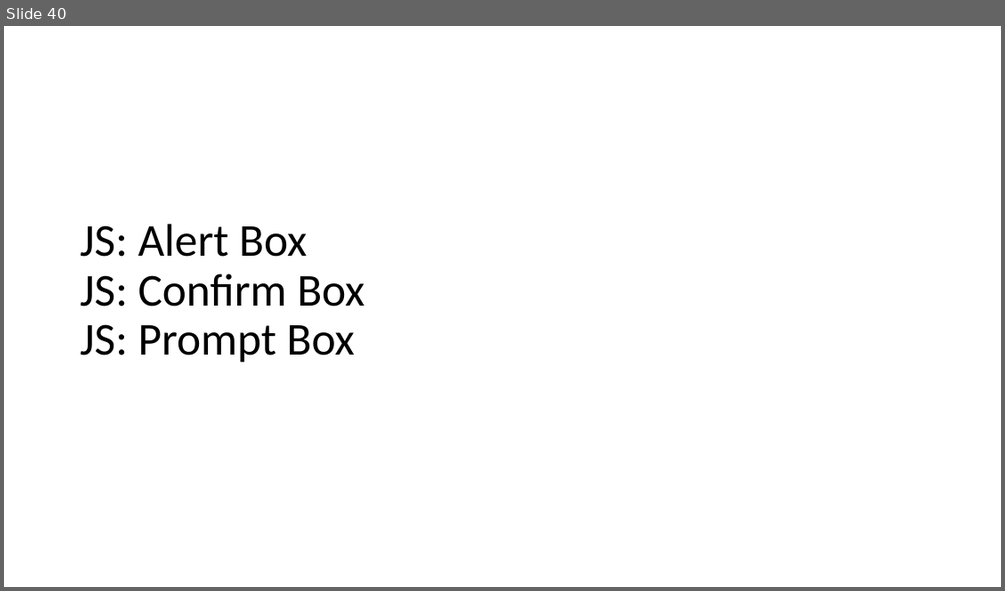
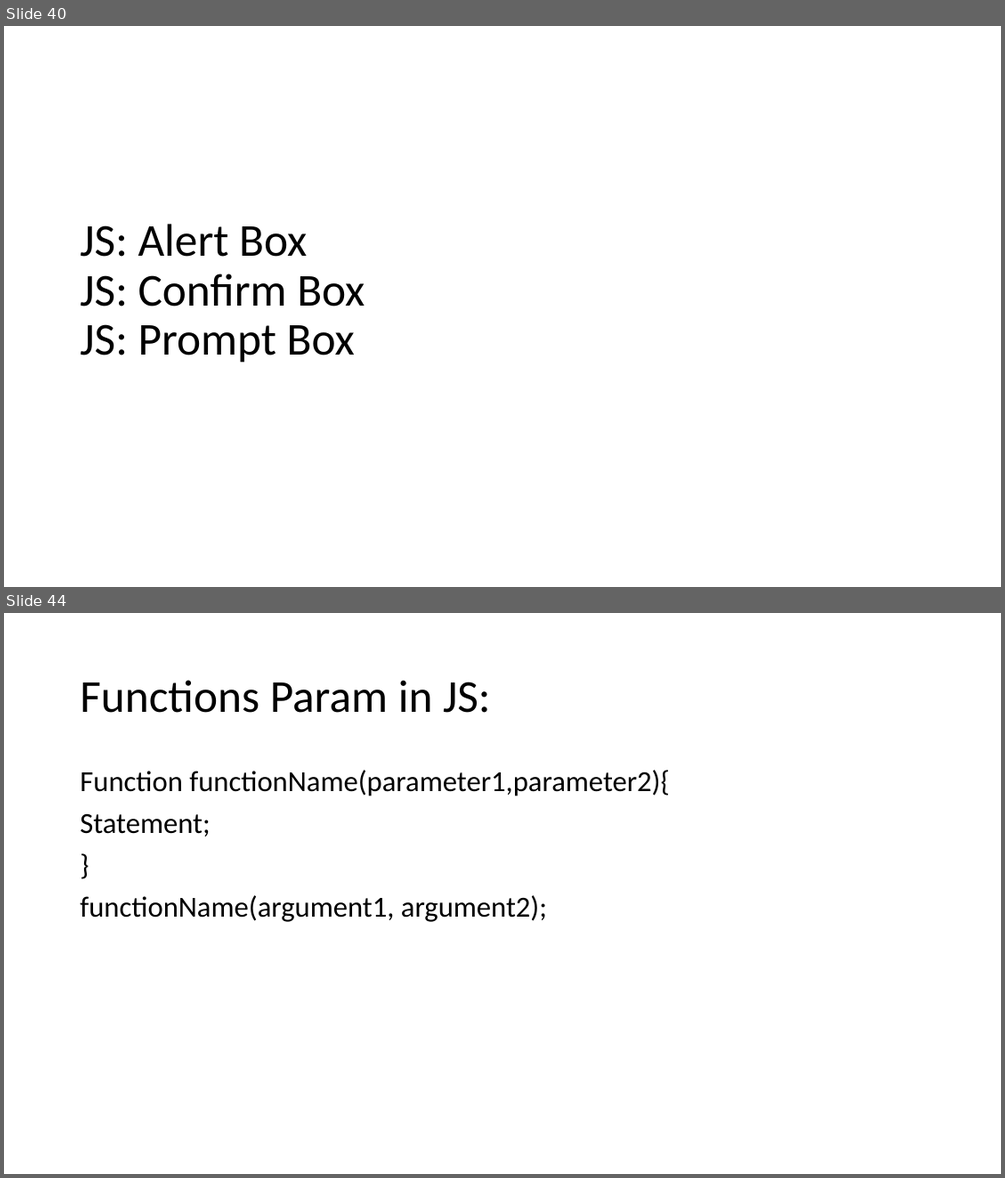
Before and after one commit to PiyushChaturvedii/Batch04, a slide deck: JavaScript.pptx. Shown one above the other, each under a label of ours: slide 40 before the commit, slides 40 and 44 after it; the slides between them are not shown. The pictures are 1005x591 and 1005x1178 pixels, drawn with LibreOffice and Linux fonts; fonts in the diff are those of the drawing. Boxes give left, top, right and bottom in pixels: in the first picture for what was removed or moved away, otherwise in the second. Text is boxed around its words. In the diff, an @@ line names an element or a change of style, - is before the commit and + after.

Commit message:
functions

```diff
--- a/JavaScript.pptx
+++ b/JavaScript.pptx
@@ slide 44 added at [4, 613, 1001, 1174], background #FFFFFF @@
@@ title added at [80, 680, 491, 713], 44 pt, text #000000 @@
+Functions Param in JS:
@@ text added at [80, 770, 670, 922], 28 pt, text #000000 @@
+Function functionName(parameter1,parameter2){
+Statement;
+}
+functionName(argument1, argument2);
```
Also in this commit, not shown: 4 other slides added, 2 other files.
